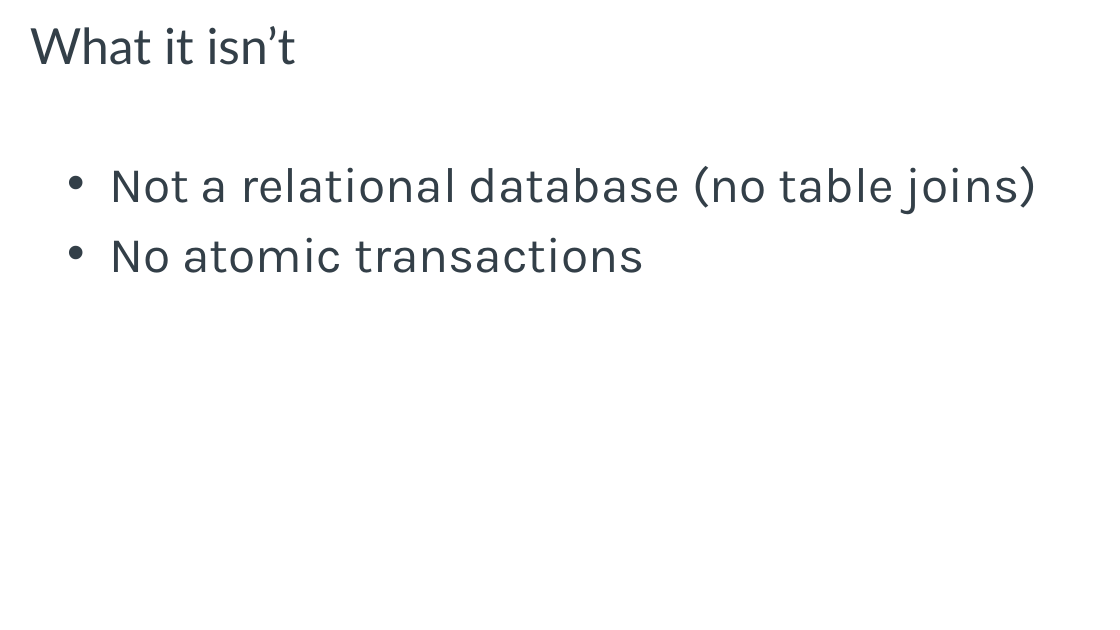
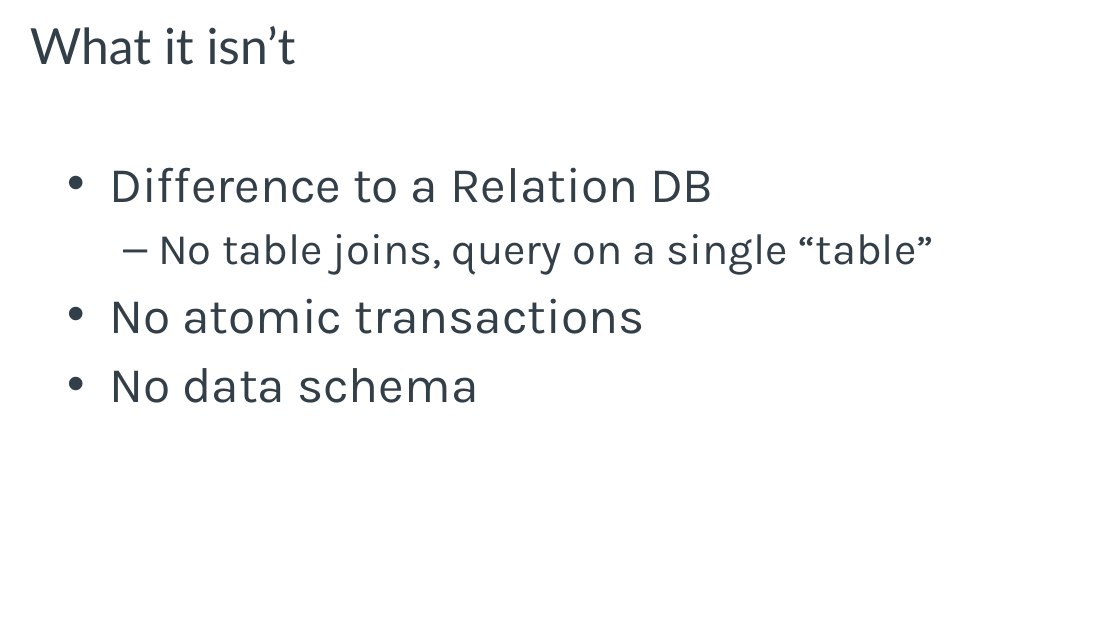
Before and after one commit to davidbkemp/intro-elasticsearch-training, a slide deck: slide 16 of docs/ElasticsearchShortIntro.pptx (slide 15 before the commit). Drawn at 1120x630 pixels with LibreOffice and Linux fonts; fonts in the diff are those of the drawing; background and template pictures are left out. Boxes give left, top, right and bottom in pixels: in the first picture for what was removed or moved away, otherwise in the second. Text is boxed around its words. In the diff, an @@ line names an element or a change of style, - is before the commit and + after.

```diff
--- a/docs/ElasticsearchShortIntro.pptx
+++ b/docs/ElasticsearchShortIntro.pptx
@@ text at box(109, 167, 933, 275): text changed; size 32 to 28 pt @@
-• Not a relational database (no table joins)
+• Difference to a Relation DB
+  – No table joins, query on a single “table”
@@ text at box(109, 368, 478, 403): paragraph added @@
+• No data schema
```
Also in this commit, not shown: 1 other slide changed, 1 slide added, 3 other files.
